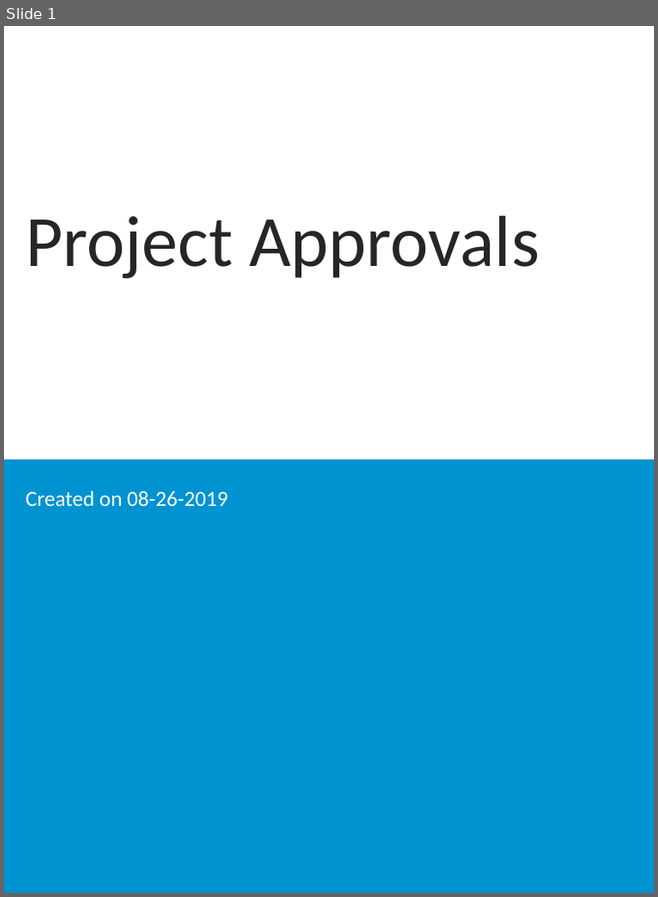
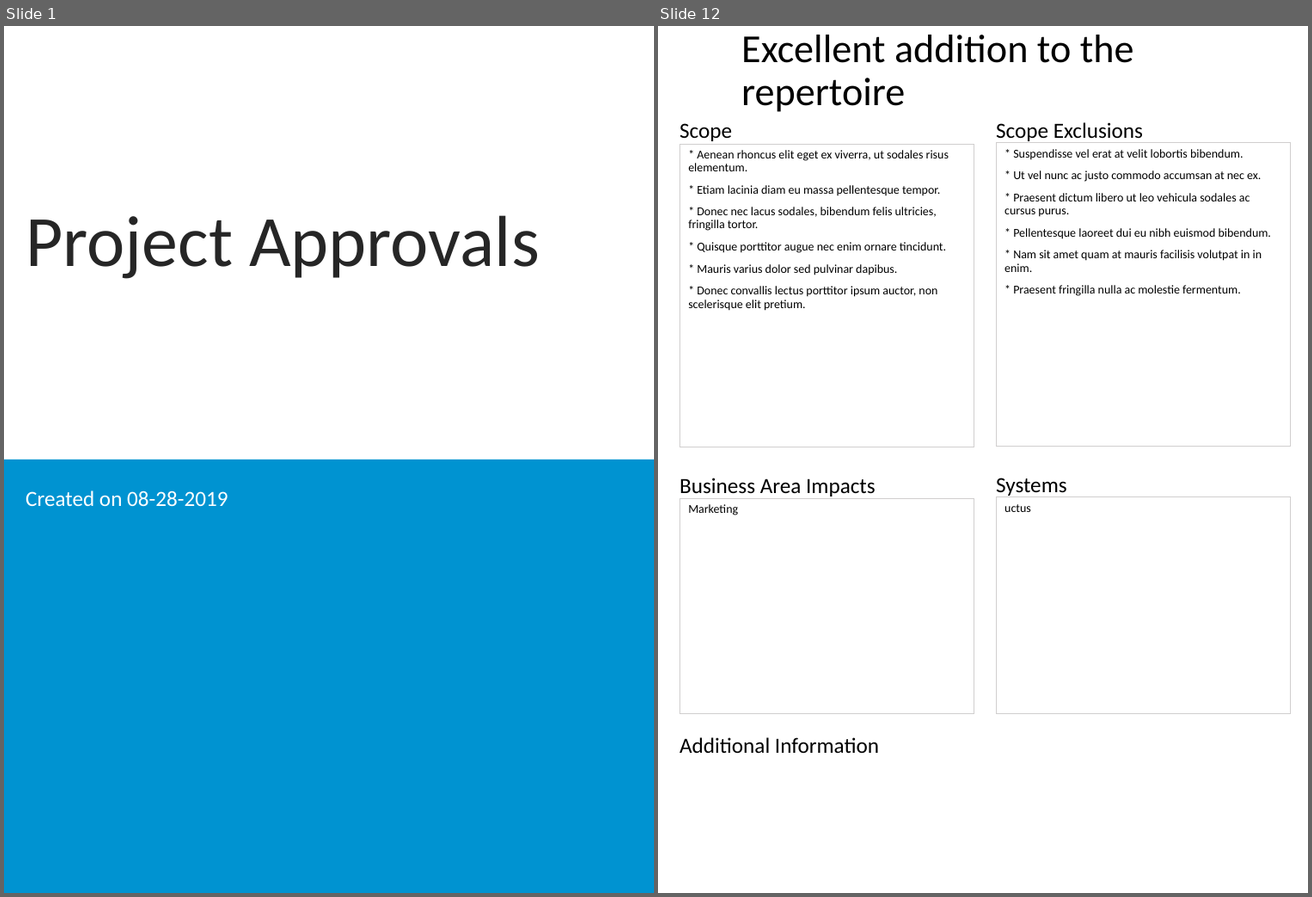
Before and after one commit to spikewood/Project-Report-Generator, a slide deck: ppt_output.pptx. Shown side by side, each under a label of ours: slide 1 before the commit, slides 1 and 12 after it; the slides between them are not shown. The pictures are 658x897 and 1312x897 pixels, drawn with LibreOffice and Linux fonts; fonts in the diff are those of the drawing; background and template pictures are left out. Boxes give left, top, right and bottom in pixels: in the first picture for what was removed or moved away, otherwise in the second. Text is boxed around its words. In the diff, an @@ line names an element or a change of style, - is before the commit and + after.

```diff
--- a/ppt_output.pptx
+++ b/ppt_output.pptx
@@ slide 12 added at bbox=[658, 26, 1308, 893], background #FFFFFF @@
@@ title added at bbox=[741, 35, 1134, 112], 33 pt, text #000000 @@
+Excellent addition to the repertoire
@@ text added at bbox=[680, 123, 732, 141], 18 pt, text #000000 @@
+Scope
@@ text added at bbox=[996, 122, 1143, 144], 18 pt, text #000000 @@
+Scope Exclusions
@@ text added at bbox=[680, 144, 974, 447], outline #D0CECE 0.75 pt, 10 pt, text #000000 @@
+* Aenean rhoncus elit eget ex viverra, ut sodales risus elementum.
+* Etiam lacinia diam eu massa pellentesque tempor.
+* Donec nec lacus sodales, bibendum felis ultricies, fringilla tortor.
+* Quisque porttitor augue nec enim ornare tincidunt.
+* Mauris varius dolor sed pulvinar dapibus.
+* Donec convallis lectus porttitor ipsum auctor, non scelerisque elit pretium.
@@ text added at bbox=[996, 143, 1291, 447], outline #D0CECE 0.75 pt, 10 pt, text #000000 @@
+* Suspendisse vel erat at velit lobortis bibendum.
+* Ut vel nunc ac justo commodo accumsan at nec ex.
+* Praesent dictum libero ut leo vehicula sodales ac cursus purus.
+* Pellentesque laoreet dui eu nibh euismod bibendum.
+* Nam sit amet quam at mauris facilisis volutpat in in enim.
+* Praesent fringilla nulla ac molestie fermentum.
@@ text added at bbox=[680, 478, 876, 496], 18 pt, text #000000 @@
+Business Area Impacts
@@ text added at bbox=[996, 478, 1067, 498], 18 pt, text #000000 @@
+Systems
@@ text added at bbox=[680, 498, 974, 714], outline #D0CECE 0.75 pt, 10 pt, text #000000 @@
+Marketing
@@ text added at bbox=[996, 497, 1291, 714], outline #D0CECE 0.75 pt, 10 pt, text #000000 @@
+uctus
@@ text added at bbox=[680, 737, 879, 753], 18 pt, text #000000 @@
+Additional Information
@@ slide 1 changed as well @@
@@ subtitle at bbox=[26, 490, 228, 507]: text changed @@
-Created on 08-26-2019
+Created on 08-28-2019
```
Also in this commit, not shown: 27 other slides added, 40 slides removed, 5 other files.
